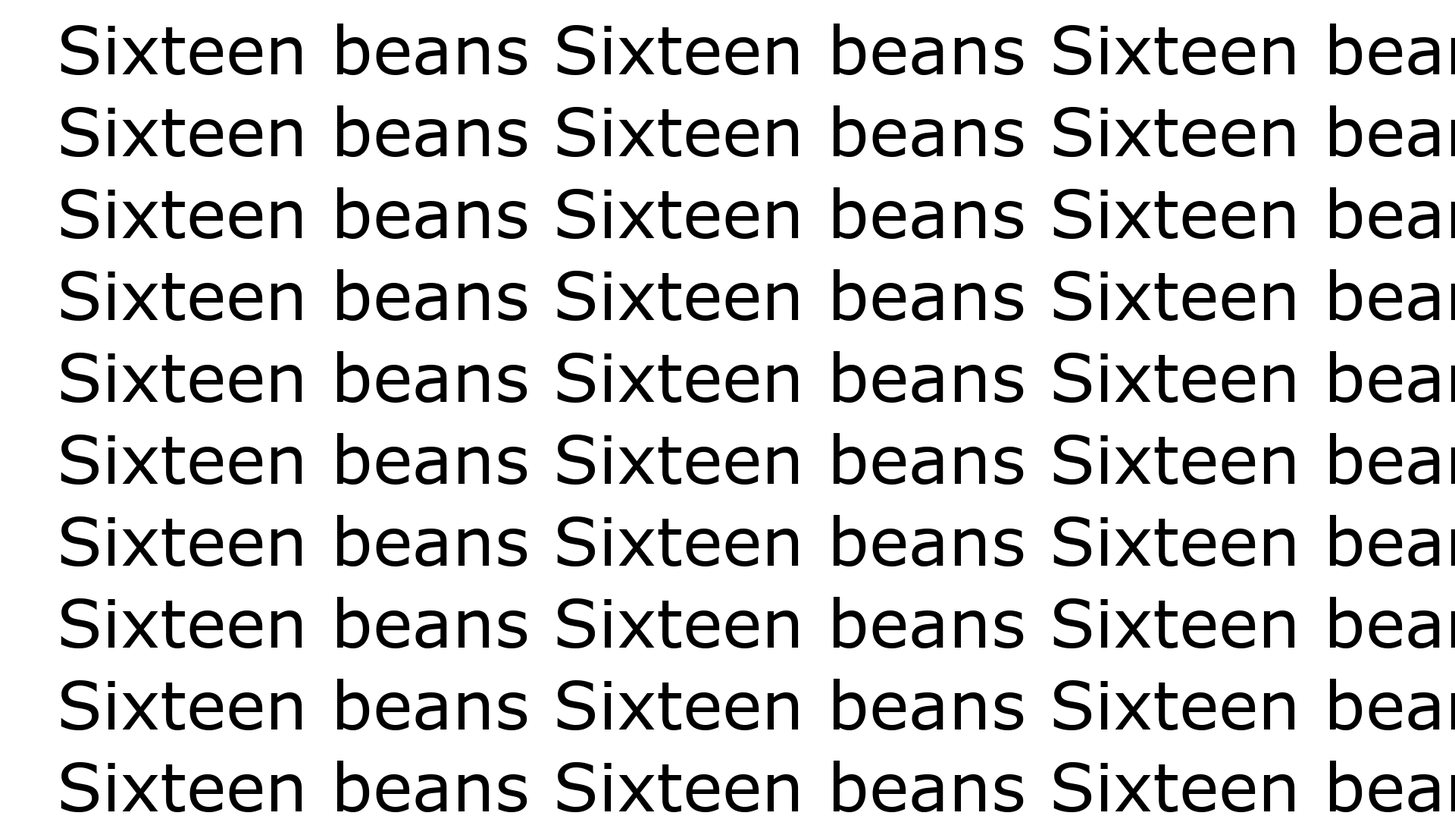
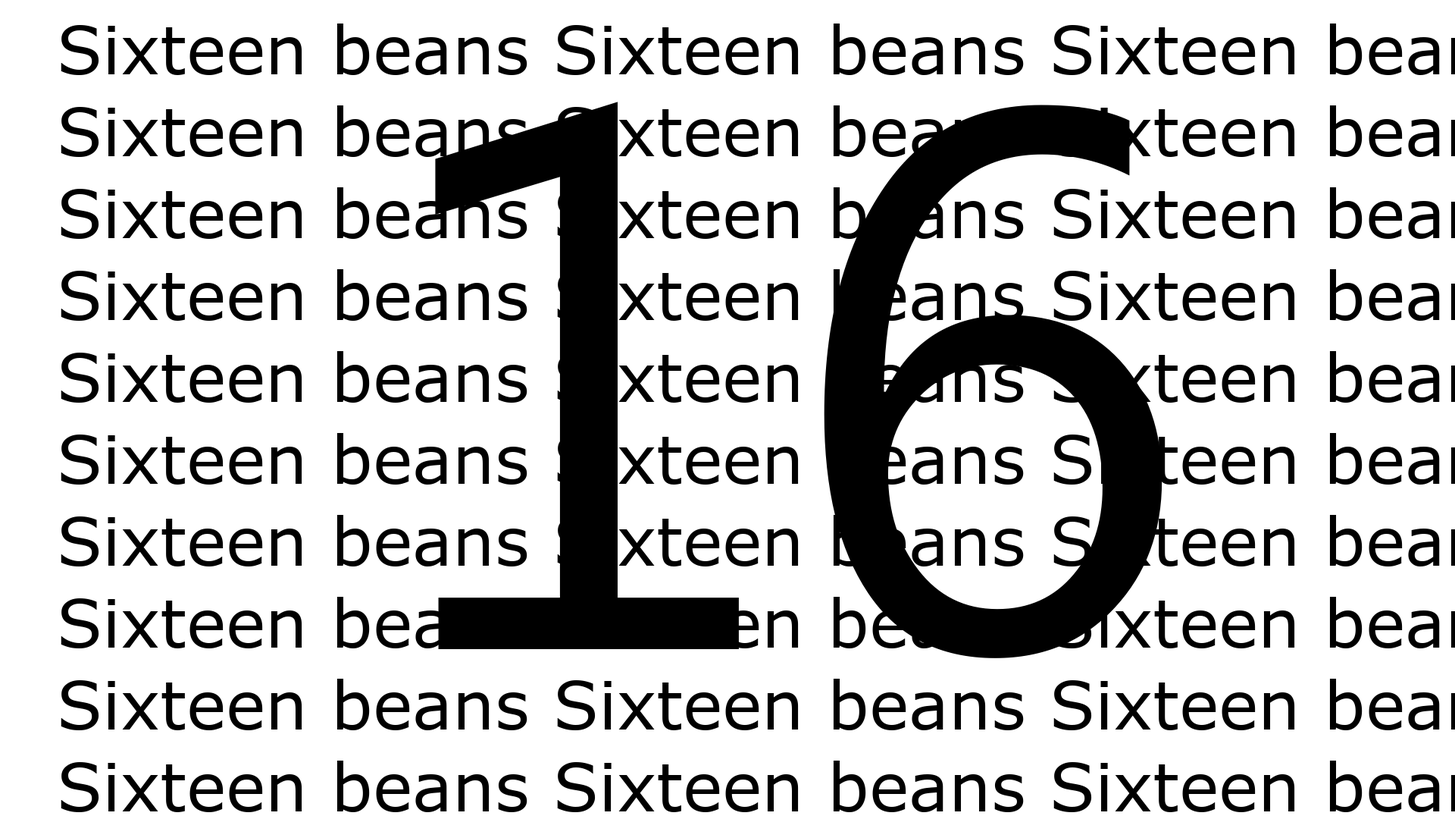
Two versions of the same layered image (w=1455, h=819). Layer-by-layer changes:
added layer "16" above "圖層 #2" over bbox(435, 101, 1163, 658)
